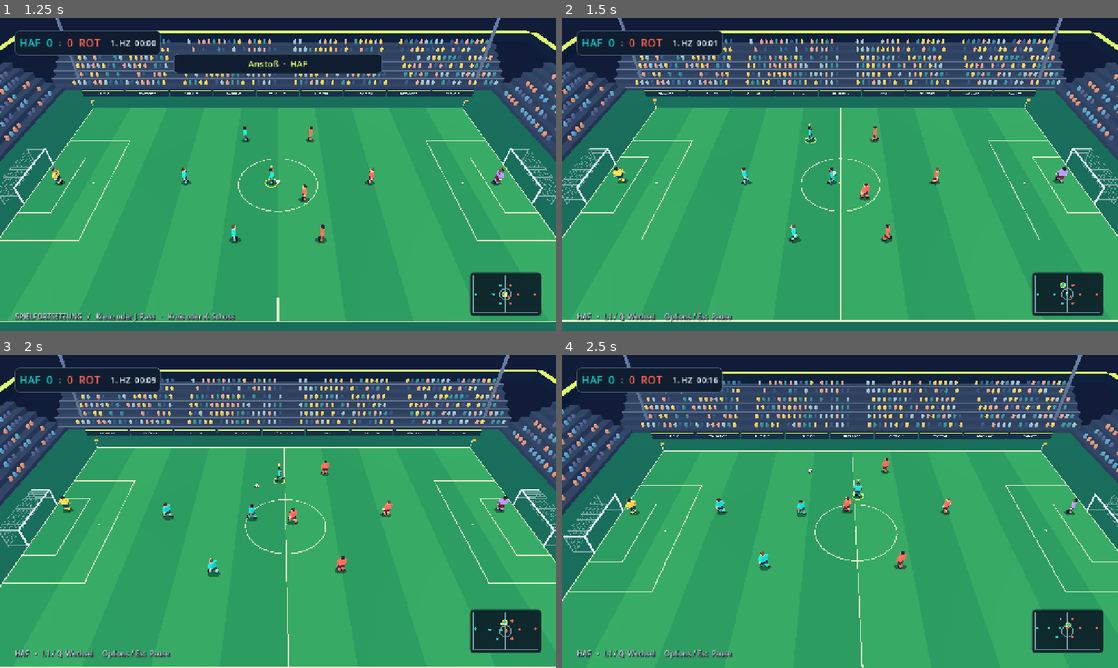
Above: before the commit, frames 1-4 (two rows, left to right).
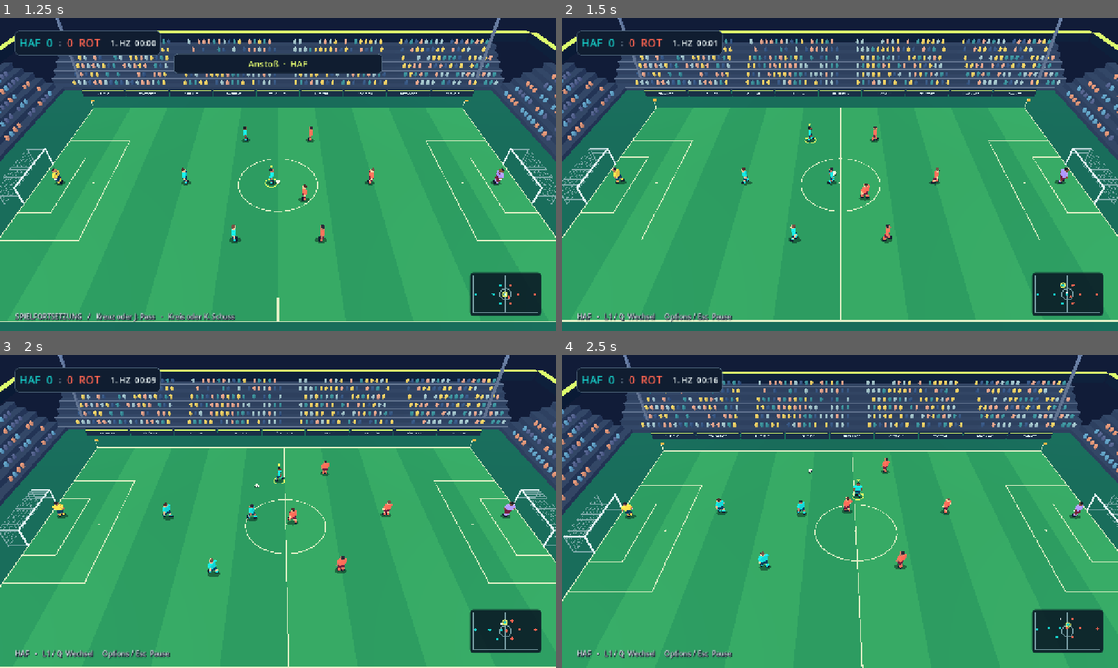
Above: after the commit, the same moments.

Repository: adyhdc/FifaFootball
Game: Godot game, scene res://game/main.tscn
Two runs of this game, one before a commit and one after it. Both use one fixed random seed, a clock stepped at 60 frames per second and the inputs below.
Inputs (mouse positions are in pixels of both pictures, inside the frame that each line leads up to):
- Up to frame 1 (1.25 s): click "01 SV Hafenstrom" at 0.5 s
- Up to frame 2 (1.5 s): tap Enter (ui_accept) at 1.25 s; move the mouse to (962, 158) at 1.27 s; hold D (move_right) from 1.28 s (still down); tap J (pass) at 1.35 s; click (962, 158) at 1.42 s
- Up to frame 3 (2 s): keep holding D (move_right); tap Enter (ui_accept) at 1.52 s; tap K (shoot) at 1.55 s
- Up to frame 4 (2.5 s): move the mouse to (728, 527) at 2.02 s; release D (move_right) at 2.03 s; hold S (move_down) from 2.03 s (still down); tap K (shoot) at 2.1 s; tap Enter (ui_accept) at 2.27 s; tap Shift (sprint) at 2.3 s

Frame 1 is identical in both runs. In frame 2, 0.1% of the frame differs, in the area x 9-92%, y 47-54%; in frame 3, 0.3%, in the area x 9-97%, y 45-89%; in frame 4, 0.3%.

Commit message:
Balance defensive challenges and aimed finishing

Diff:
--- a/game/match.gd
+++ b/game/match.gd
@@ -44,6 +44,7 @@
 var decision_delay := 0.0
 var signal_count := 0
 var input_receiver := -1
+var random := RandomNumberGenerator.new()
 
 func _init() -> void:
 	for id in range(10):
@@ -61,6 +62,7 @@
 	remaining = HALF_SECONDS
 	score = [0, 0]
 	signal_count = 0
+	random.seed = 5127
 	for player in players:
 		player.tackle_cooldown = 0.0
 	place_restart(R.KICKOFF, 0, Vector2.ZERO, "Anstoß")
@@ -231,6 +233,8 @@
 			var target := ai_target(id, team_presser, press_team)
 			desired = (target - player.point).limit_length(1.0)
 			speed = 6.5 if id == owner or id == team_presser else 5.65
+			if id == team_presser and player.team == press_team:
+				speed = 7.55
 			if player.slot == 0:
 				speed = 6.1
 		if id == owner:
@@ -258,11 +262,13 @@
 	if player.slot == 0:
 		if owner == id:
 			return player.point
-		var projected := ball + ball_velocity * 0.15
 		var depth := dir * (ball.x - own_goal.x)
-		if depth < 7.0 and absf(ball.y) < 6.4 and (loose or press_team == player.team):
-			return own_goal + Vector2(dir * clampf(depth - 0.4, 0.65, 3.8), clampf(projected.y, -4.5, 4.5))
-		return own_goal + Vector2(dir * clampf(depth * 0.07, 0.8, 2.8), clampf(projected.y * 0.36, -2.85, 2.85))
+		if loose and depth < 12.0 and ball_velocity.x * dir < -12.0 and pickup_delay <= 0.02:
+			var arrival := clampf((depth - 1.0) / absf(ball_velocity.x), 0.0, 0.42)
+			return own_goal + Vector2(dir, clampf(ball.y + ball_velocity.y * arrival, -3.0, 3.0))
+		if depth < 5.0 and absf(ball.y) < 5.4 and press_team == player.team:
+			return own_goal + Vector2(dir * clampf(depth - 0.6, 0.8, 2.8), clampf(ball.y, -3.8, 3.8))
+		return own_goal + Vector2(dir * clampf(depth * 0.06, 0.8, 2.1), clampf(ball.y * 0.27, -2.3, 2.3))
 	if id == owner:
 		var drive := player.point.direction_to(attack_goal)
 		var defender := players[nearest(1 - player.team, player.point, true)]
@@ -272,7 +278,9 @@
 	if id == input_receiver and loose:
 		return clamp_pitch(ball + ball_velocity.limit_length(19.0) * 0.25)
 	if id == presser and (loose or press_team == player.team):
-		return clamp_pitch(ball + ball_velocity.limit_length(18.0) * 0.14)
+		if loose:
+			return clamp_pitch(ball + ball_velocity.limit_length(18.0) * 0.14)
+		return clamp_pitch(ball + players[owner].velocity.limit_length(8.0) * 0.28)
 	var shape: Vector2 = FORMATION[player.slot] * dir
 	var shift := Vector2(ball.x * 0.51, ball.y * 0.31)
 	if possession:
@@ -305,7 +313,13 @@
 			kick_action(owner, "pass", Vector2(direction(player.team), 0), 0.55)
 			return
 	var defender := nearest(1 - player.team, player.point)
-	if defender != selected and players[defender].point.distance_to(player.point) < 1.32:
+	var marker := players[defender]
+	var gap := player.point - marker.point
+	if defender == selected or marker.tackle_cooldown > 0 or gap.length() >= 1.33:
+		return
+	var can_reach := marker.point.distance_to(ball) < 1.18 and player.facing.dot(gap.normalized()) < 0.37
+	# A chasing defender normally jockeys and waits until the ball is exposed.
+	if can_reach or random.randf() < 0.0025:
 		attempt_tackle(defender)
 
 func take_restart(action: String, aim: Vector2, power: float) -> void:
@@ -322,7 +336,7 @@
 	var dir := direction(player.team)
 	var intended := aim.normalized() if aim.length_squared() > 0.09 else player.facing
 	if action == "shot" and from_restart != R.THROW_IN:
-		var target := Vector2(dir * (Rules.HALF_LENGTH + 0.6), clampf(intended.y * 2.5, -2.65, 2.65))
+		var target := Vector2(dir * (Rules.HALF_LENGTH + 0.6), clampf(intended.y * 3.35, -2.9, 2.9))
 		var speed := lerpf(18.5, 35.0, power)
 		var lift := lerpf(2.2, 5.1, power)
 		strike(id, ball.direction_to(target), speed, lift, from_restart)
--- a/tests/match_test.gd
+++ b/tests/match_test.gd
@@ -13,6 +13,7 @@
 	test_restarts_and_fouls()
 	test_offside()
 	test_controls_and_ai()
+	test_open_play_shots()
 	test_match_lifecycle()
 	print("TOUCHLINE_RULES: %d checks, %d failures" % [cases, failures])
 	quit(1 if failures else 0)
@@ -179,6 +180,28 @@
 		game.tick(STEP)
 	check(game.remaining < Game.HALF_SECONDS - 1, "AI takes the kickoff and plays without human input")
 
+func test_open_play_shots() -> void:
+	for team in range(2):
+		var game := Game.new()
+		game.reset(team)
+		var dir := game.direction(team)
+		var shooter := team * 5 + 4
+		var keeper := (1 - team) * 5
+		for id in range(10):
+			game.players[id].point = Vector2(-6.0 + id, 12.0)
+		game.players[shooter].point = Vector2(20.2 * dir, -1.1)
+		game.players[shooter].facing = Vector2(dir, 0)
+		game.players[keeper].point = Vector2(24.5 * dir, 0)
+		game.ball = game.players[shooter].point + Vector2(dir * 0.64, 0)
+		game.phase = Game.Phase.PLAY
+		game.touch(shooter)
+		game.tick(STEP, {"action": "shot", "move": Vector2(dir * 0.4, -0.8), "power": 0.85})
+		for frame in range(35):
+			game.tick(STEP)
+			if game.phase == Game.Phase.GOAL:
+				break
+		check(game.score[team] == 1, "An aimed open-play shot can beat the goalkeeper in direction %s" % dir)
+
 func test_match_lifecycle() -> void:
 	var game := Game.new()
 	game.reset(1)
